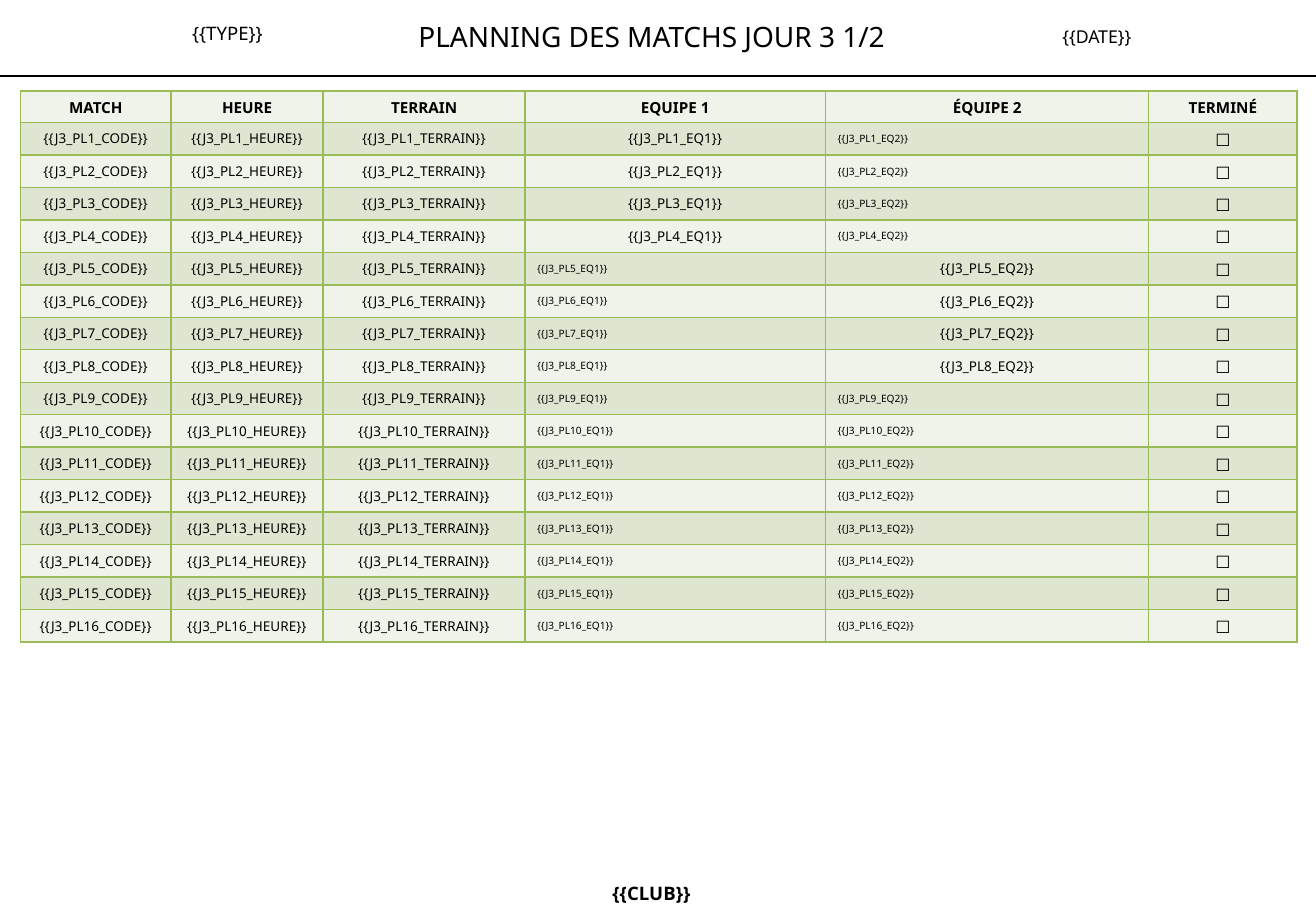
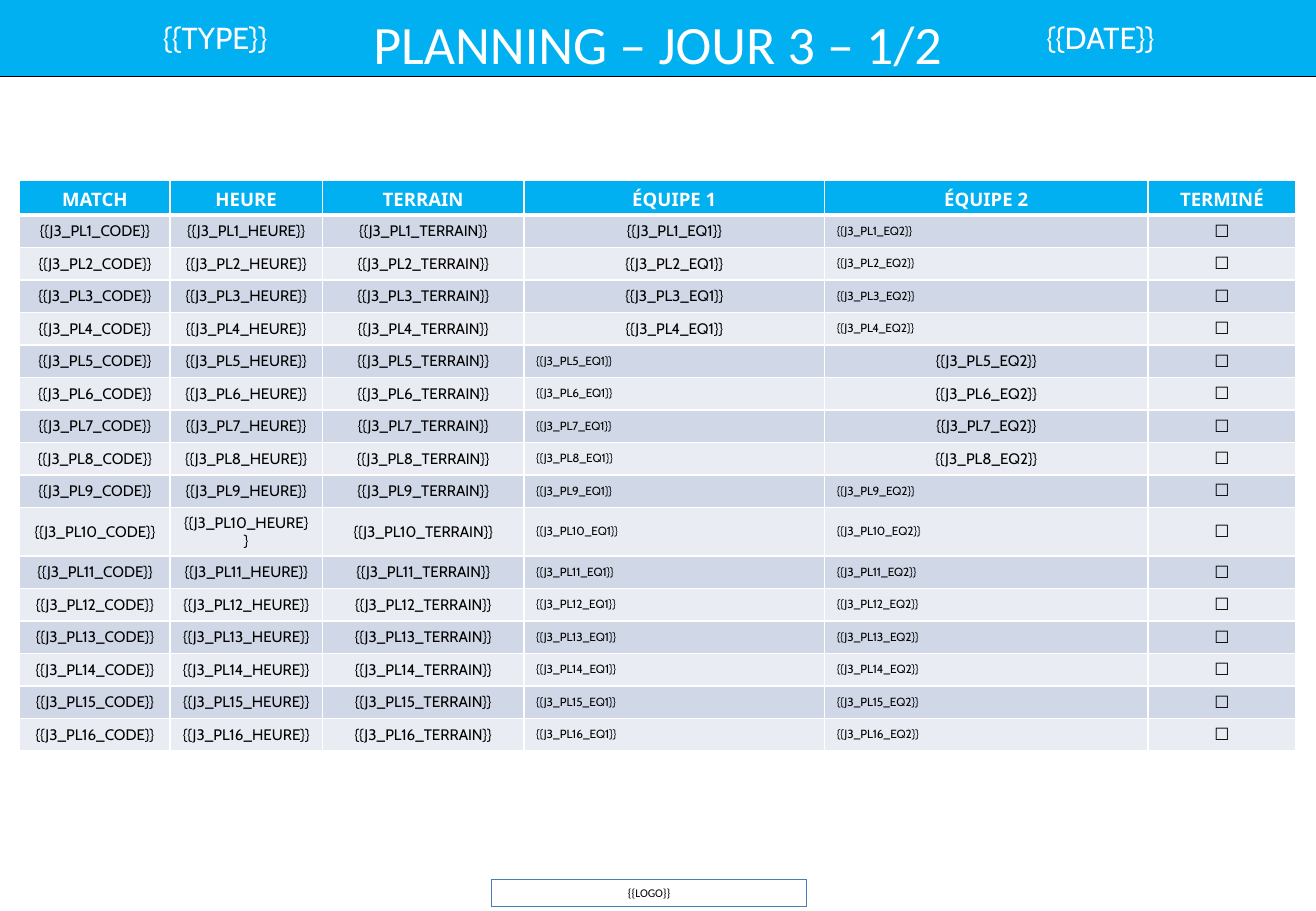
Before and after one commit to remidifranciaperso-bit/tournament-manager, a slide deck: slide 16 of templates bleus/Template_24_poules_3J.pptx (slide 14 before the commit). Drawn at 1316x911 pixels with LibreOffice and Linux fonts; fonts in the diff are those of the drawing. Boxes give left, top, right and bottom in pixels: in the first picture for what was removed or moved away, otherwise in the second. Text is boxed around its words. In the diff, an @@ line names an element or a change of style, - is before the commit and + after.

```diff
--- a/templates bleus/Template_24_poules_3J.pptx
+++ b/templates bleus/Template_24_poules_3J.pptx
@@ text "{{TYPE}}" at bbox=[163, 26, 267, 53]: size 11 to 18 pt, font Noto Sans to Cabin, text colour #000000 to #FFFFFF @@
@@ rectangle added at bbox=[0, 0, 1316, 77], fill #00B0F0, outline #000000 1 pt @@
@@ text at bbox=[373, 26, 942, 78]: text changed; size 16.5 to 32 pt; font Noto Sans to Calibri; text colour #000000 to #FFFFFF @@
-PLANNING DES MATCHS JOUR 3 1/2
+PLANNING – JOUR 3 – 1/2
@@ text "{{DATE}}": place and size @@
-text "{{DATE}}" at bbox=[1062, 30, 1131, 46]
+text "{{DATE}}" at bbox=[1046, 26, 1154, 53]
@@ text "{{DATE}}" at bbox=[1046, 26, 1154, 53]: size 10.5 to 18 pt, font Noto Sans to Cabin, text colour #000000 to #FFFFFF @@
@@ line removed from (0, 75) to (1316, 75) @@
@@ table at bbox=[19, 181, 1295, 747] @@
-row 1, column 4: EQUIPE 1
+row 1, column 4: ÉQUIPE 1
@@ fill #EFF3EA to #00B0F0 in row 1 @@
@@ fill #DEE7D1 to #D0D8E8 in 48 cells @@
@@ fill #EFF3EA to #E9EDF4 in 48 cells @@
@@ size 9 to 11 pt, text colour #000000 to #FFFFFF in "MATCH", "HEURE", "TERRAIN", "ÉQUIPE 2" and 1 more places @@
@@ size 8 to 9 pt in "{{J3_PL1_CODE}}", "{{J3_PL1_HEURE}}", "{{J3_PL1_TERRAIN}}", "{{J3_PL1_EQ1}}" and 52 more places @@
@@ font Noto Sans to Cabin @@
@@ size 6 to 7 pt in "{{J3_PL1_EQ2}}", "{{J3_PL2_EQ2}}", "{{J3_PL3_EQ2}}", "{{J3_PL4_EQ2}}" and 20 more places @@
@@ font Noto Sans to Calibri in "☐", "☐", "☐", "☐" and 12 more places @@
@@ borders changed @@
@@ table: place and size @@
-table at bbox=[21, 91, 1297, 642]
+table at bbox=[19, 181, 1295, 747]
@@ rectangle added at bbox=[492, 880, 808, 906], outline #4B7EBC 0 pt, 7 pt, text #000000 @@
+{{LOGO}}
@@ text removed at bbox=[612, 886, 690, 903] @@
-{{CLUB}}
```
Also in this commit, not shown: 15 other slides changed, 2 slides added, 1 slide removed, 8 other files.
